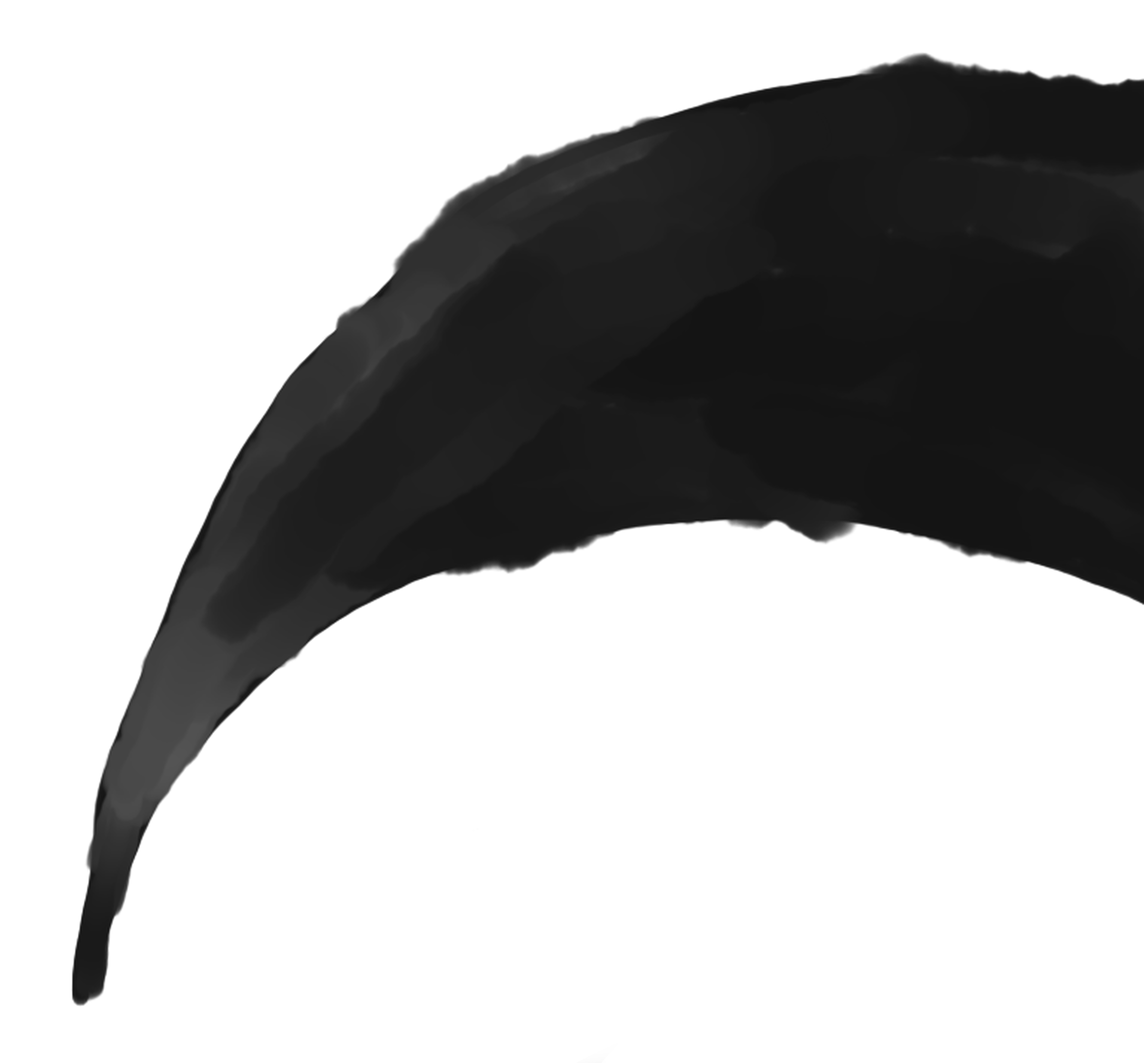
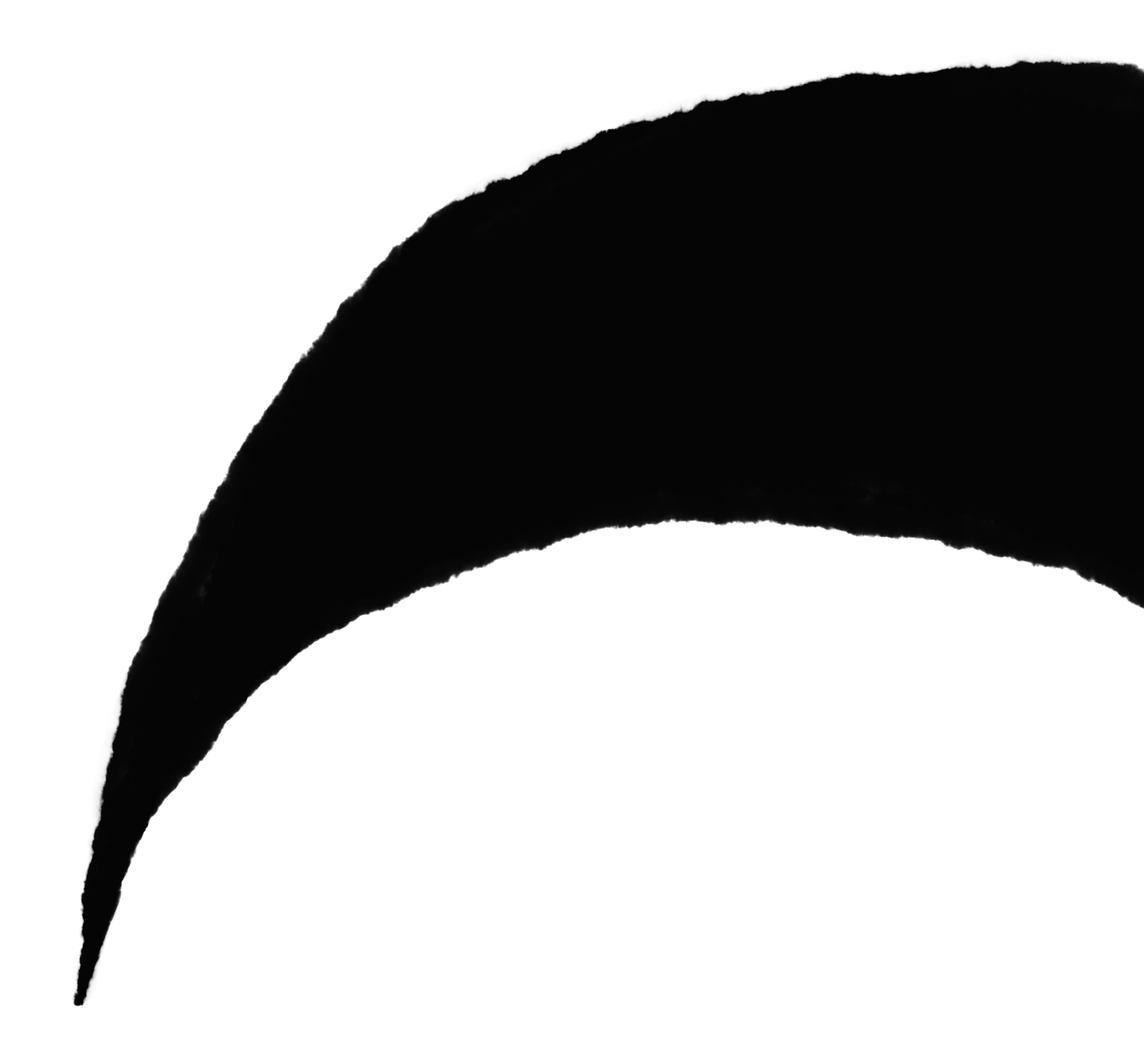
Layers edited between the first and the second 1144 x 1063 image:
added layer "レイヤー7" above "rough" over bbox(71, 51, 1144, 1007)
hid group "rough" (1 layers) over bbox(71, 51, 1144, 1063)
"tanden": opacity 100% → 56%, painted on it over bbox(71, 51, 1144, 1063)
